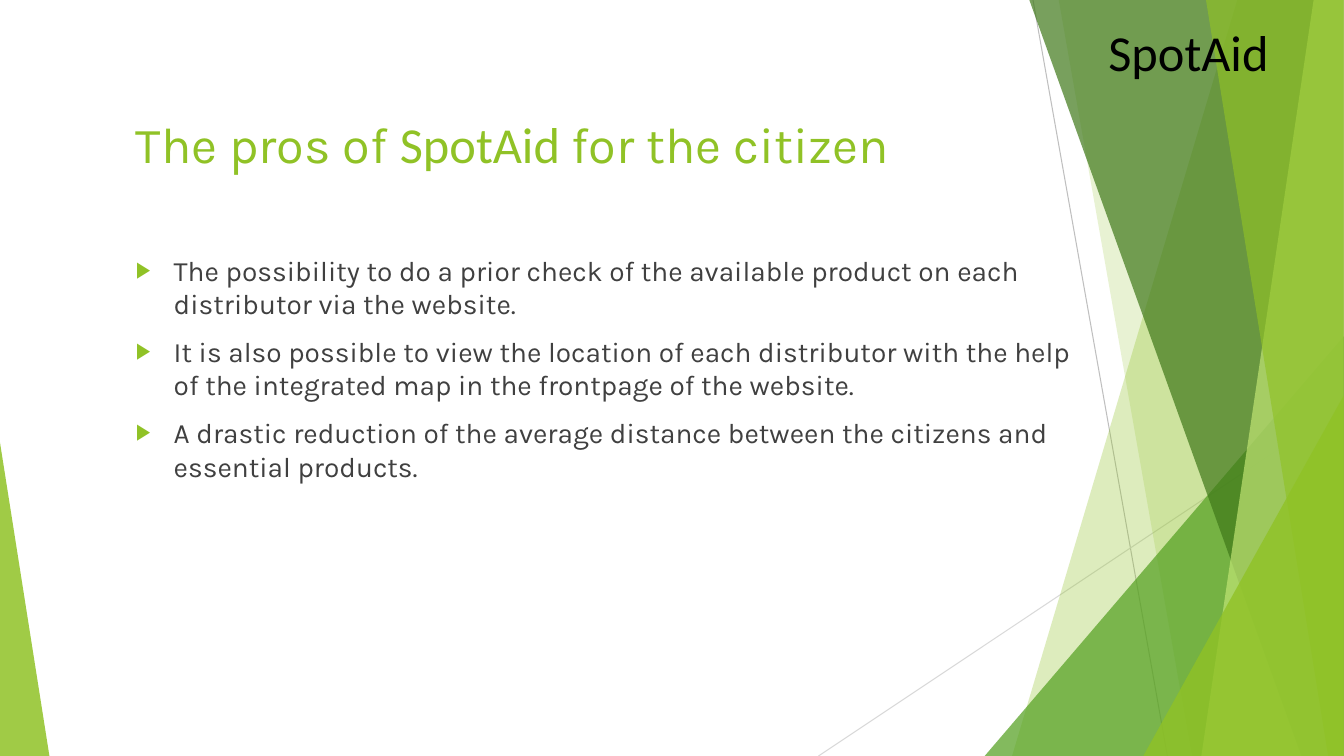
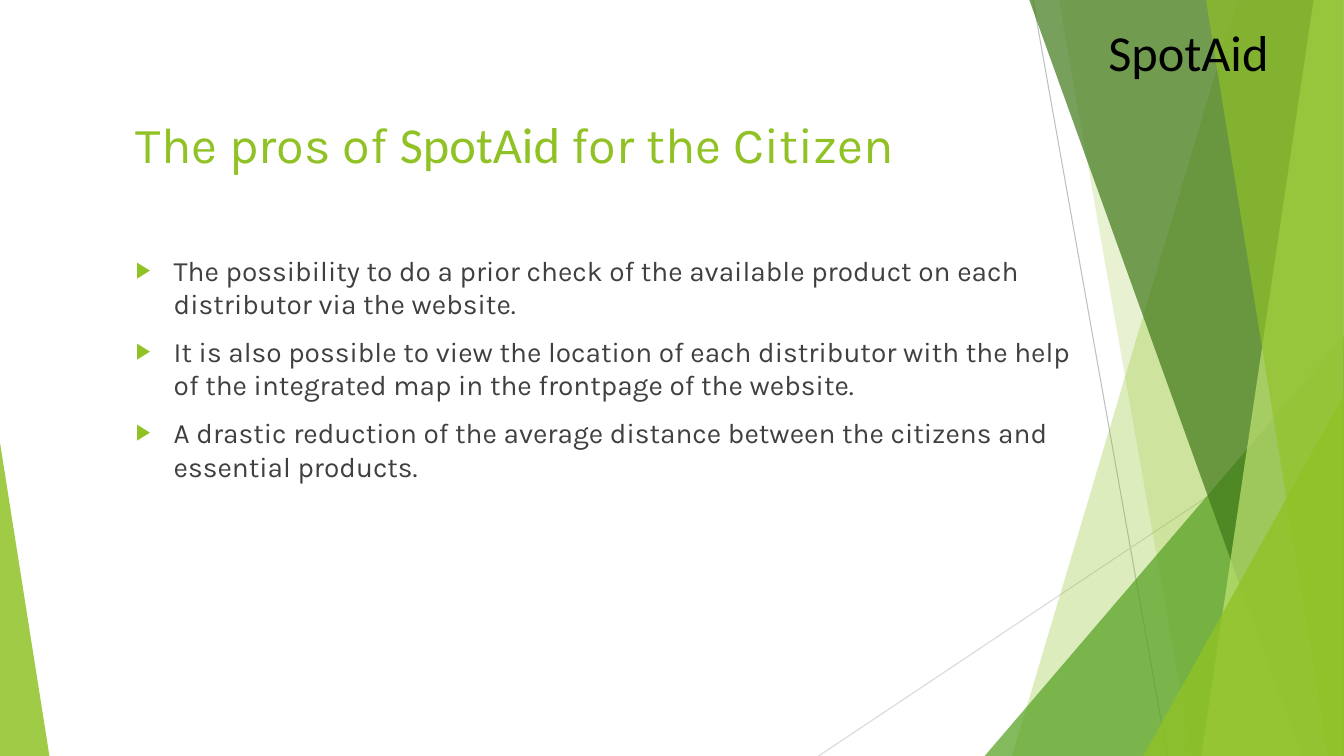
Before and after one commit to MattiaGrigoli/SpotAid, a slide deck: slide 7 of General Presentation - SpotAid.pptx. Drawn at 1344x756 pixels with LibreOffice and Linux fonts; fonts in the diff are those of the drawing. Boxes give left, top, right and bottom in pixels: in the first picture for what was removed or moved away, otherwise in the second. Text is boxed around its words. In the diff, an @@ line names an element or a change of style, - is before the commit and + after.

```diff
--- a/General Presentation - SpotAid.pptx
+++ b/General Presentation - SpotAid.pptx
@@ title at [136, 128, 894, 175]: text changed @@
-The pros of SpotAid for the citizen
+The pros of SpotAid for the Citizen
```
Also in this commit, not shown: 3 other slides changed, 1 other file.
